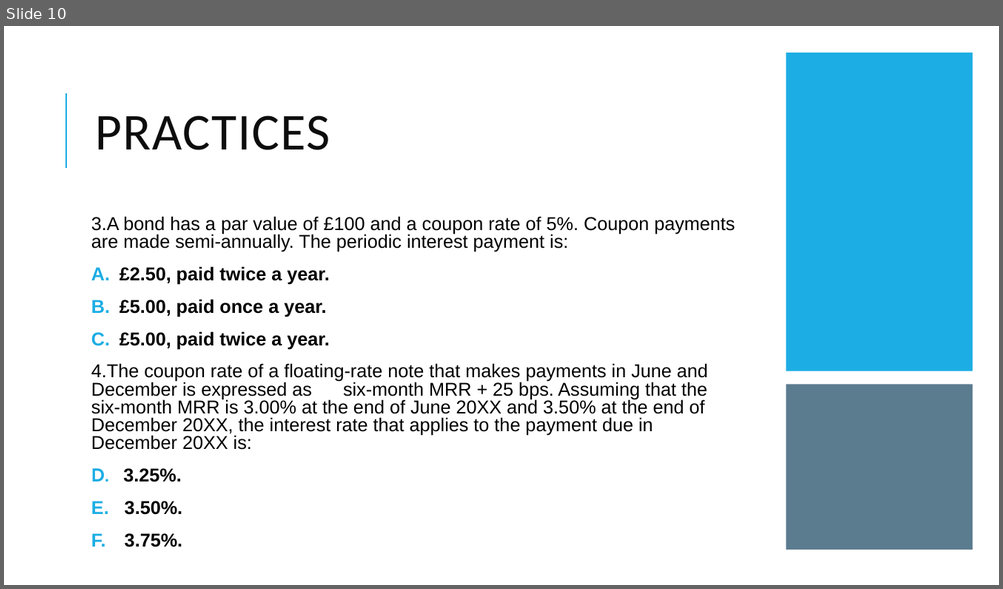
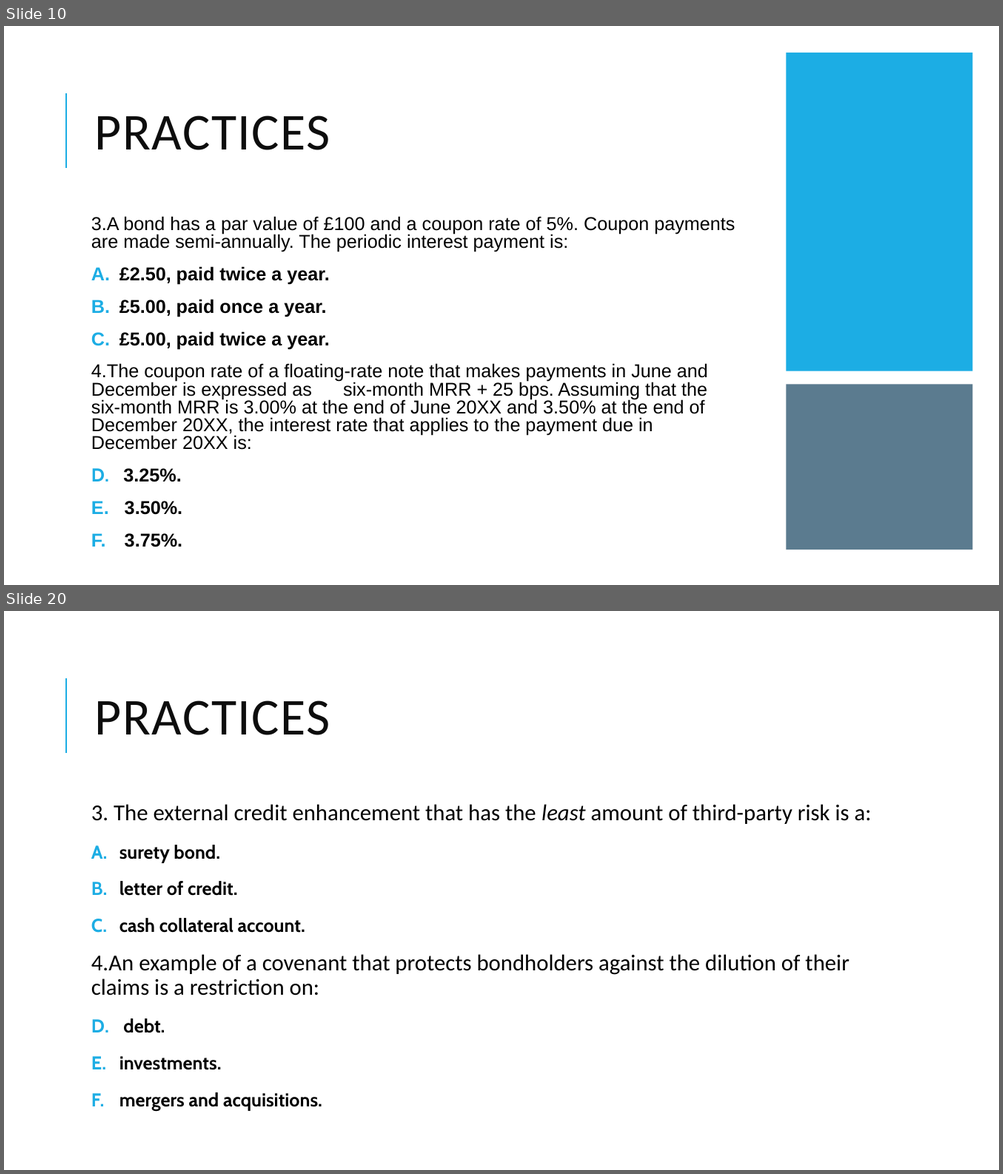
Before and after one commit to Isco0530/data, a slide deck: Fixed Income.pptx. Shown one above the other, each under a label of ours: slide 10 before the commit, slides 10 and 20 after it; the slides between them are not shown. The pictures are 1003x589 and 1003x1174 pixels, drawn with LibreOffice and Linux fonts; fonts in the diff are those of the drawing. Boxes give left, top, right and bottom in pixels: in the first picture for what was removed or moved away, otherwise in the second. Text is boxed around its words. In the diff, an @@ line names an element or a change of style, - is before the commit and + after.

```diff
--- a/Fixed Income.pptx
+++ b/Fixed Income.pptx
@@ slide 20 added at (x1=4, y1=611, x2=999, y2=1170), background #FFFFFF; not listed: 1 template element that a slide beside it also shows @@
@@ title added at (x1=95, y1=701, x2=330, y2=735), 50 pt, text #0D0D0D @@
+PRACTICES
@@ text added at (x1=91, y1=804, x2=871, y2=1111), 22 pt, text #000000 @@
+3. The external credit enhancement that has the least amount of third-party risk is a:
+A. surety bond.
+B. letter of credit.
+C. cash collateral account.
+4.An example of a covenant that protects bondholders against the dilution of their claims is a restriction on:
+A. debt.
+B. investments.
+C. mergers and acquisitions.
```
Also in this commit, not shown: 9 other slides added, 2 slides removed, 1 other file.
